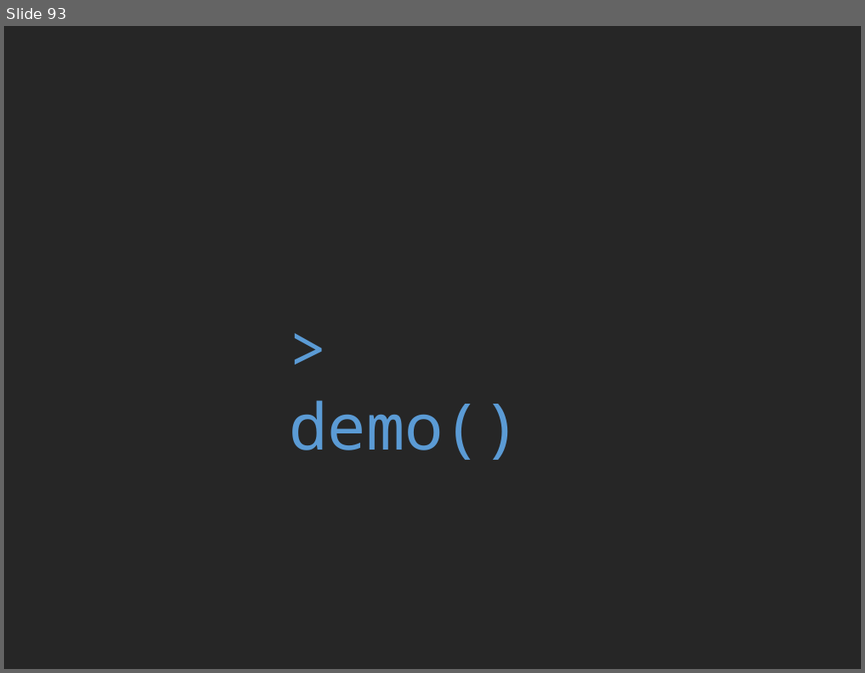
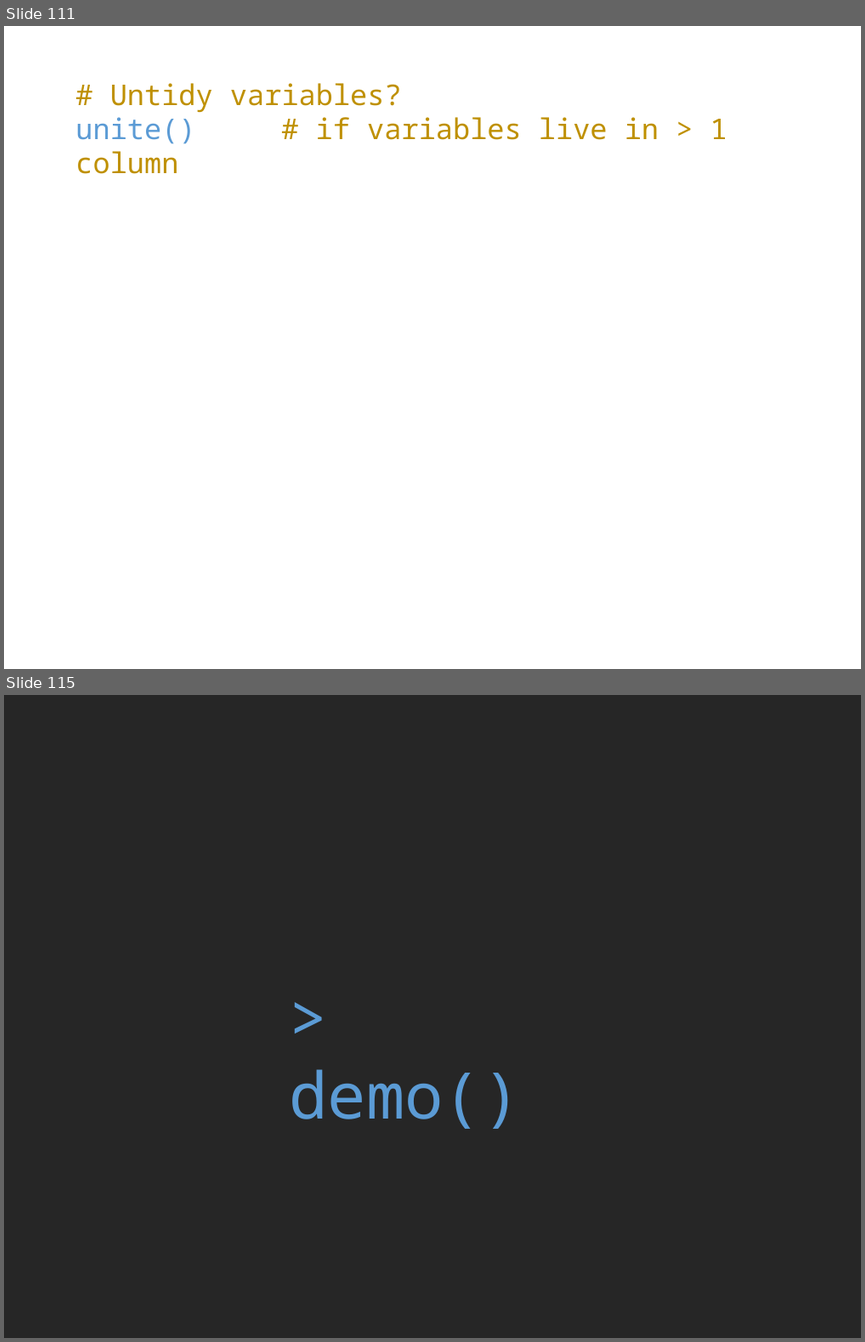
Before and after one commit to rvanmazijk/BioSci-tidyverse-workshop, a slide deck: slides-and-notes/day-1-slides.pptx. Shown one above the other, each under a label of ours: slide 93 before the commit, slides 111 and 115 after it; the slides between them are not shown. The pictures are 865x673 and 865x1342 pixels, drawn with LibreOffice and Linux fonts; fonts in the diff are those of the drawing. Boxes give left, top, right and bottom in pixels: in the first picture for what was removed or moved away, otherwise in the second. Text is boxed around its words. In the diff, an @@ line names an element or a change of style, - is before the commit and + after.

```diff
--- a/slides-and-notes/day-1-slides.pptx
+++ b/slides-and-notes/day-1-slides.pptx
@@ slide 111 added at (x1=4, y1=26, x2=861, y2=669), background #FFFFFF @@
@@ text added at (x1=75, y1=83, x2=727, y2=174), 24 pt, text #BF9000 @@
+# Untidy variables?
+unite() # if variables live in > 1 column
@@ what was slide 93 is now slide 115 @@
```
Also in this commit, not shown: 21 other slides added, 1 other file.
